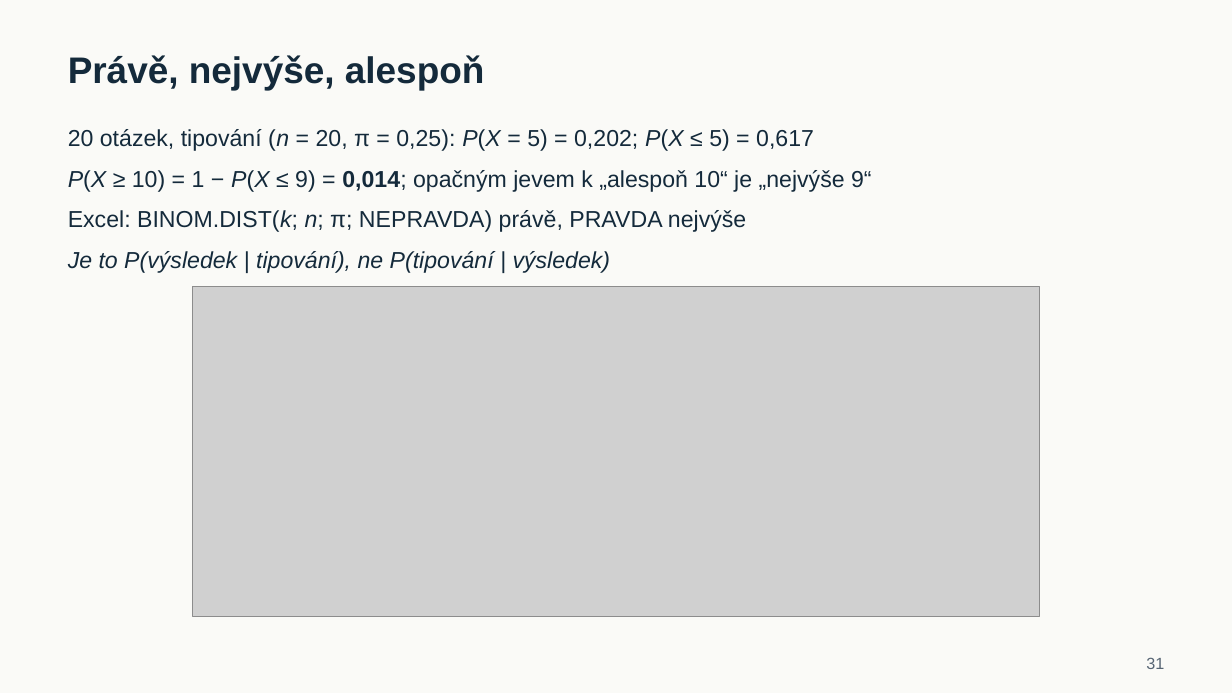
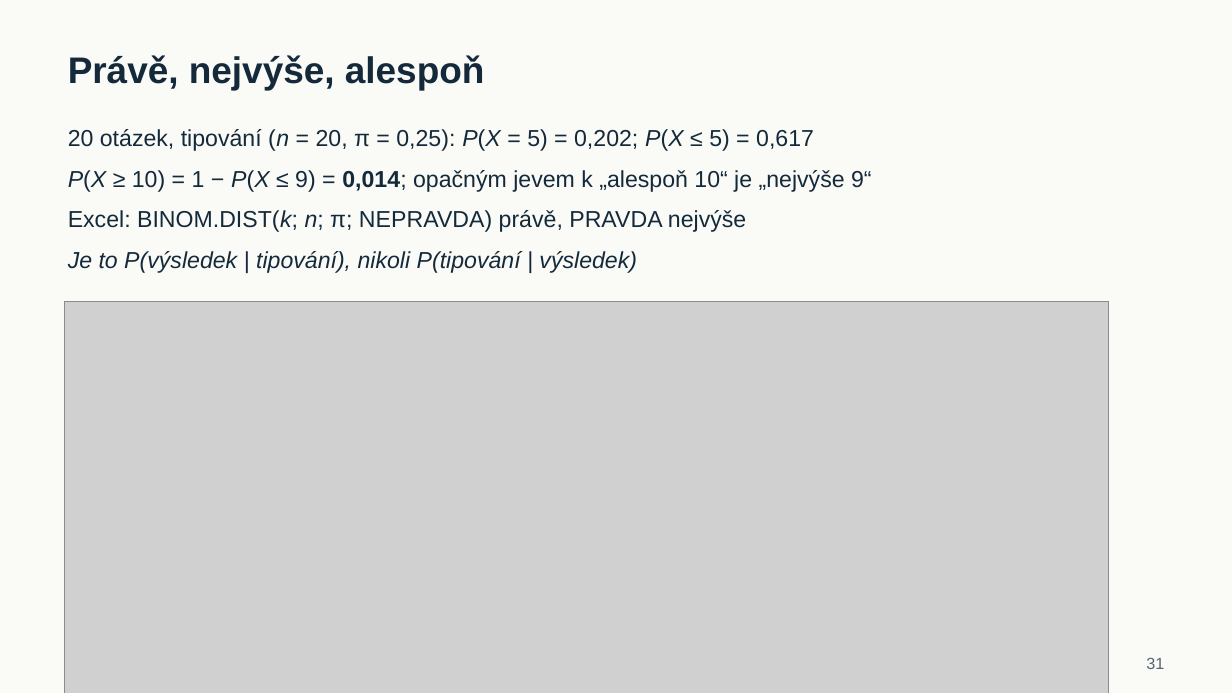
Before and after one commit to reckak/statistics-for-psychology, a slide deck: slide 31 of presentations/kapitola_05_pravdepodobnost.pptx. Drawn at 1232x693 pixels with LibreOffice and Linux fonts; fonts in the diff are those of the drawing; grey boxes stand for pictures. Boxes give left, top, right and bottom in pixels: in the first picture for what was removed or moved away, otherwise in the second. Text is boxed around its words. In the diff, an @@ line names an element or a change of style, - is before the commit and + after.

```diff
--- a/presentations/kapitola_05_pravdepodobnost.pptx
+++ b/presentations/kapitola_05_pravdepodobnost.pptx
@@ text at [68, 251, 637, 273]: text changed @@
-Je to P(výsledek | tipování), ne P(tipování | výsledek)
+Je to P(výsledek | tipování), nikoli P(tipování | výsledek)
@@ picture: place and size @@
-picture at [192, 287, 1039, 616]
+picture at [65, 301, 1109, 692]
```
Also in this commit, not shown: 11 other slides changed, 1 other file.
